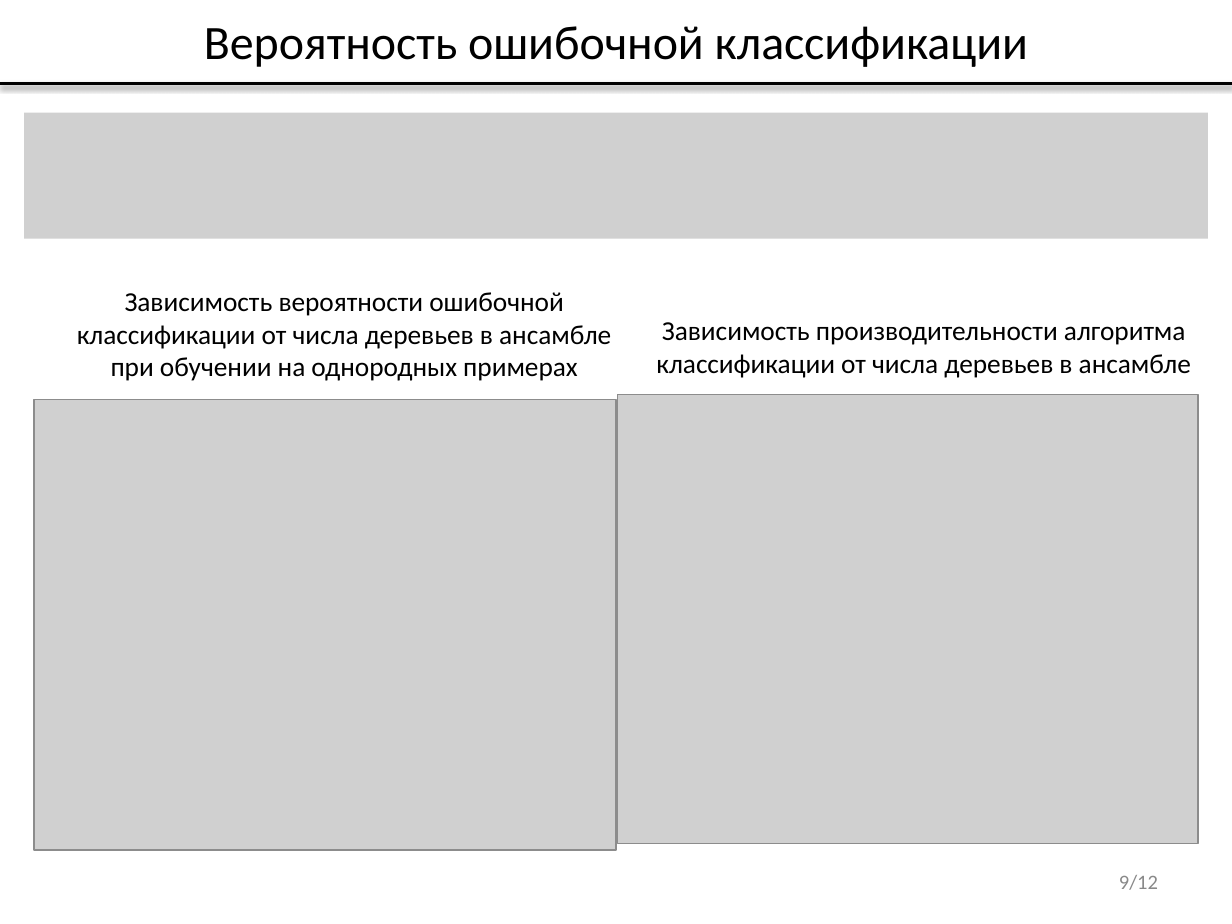
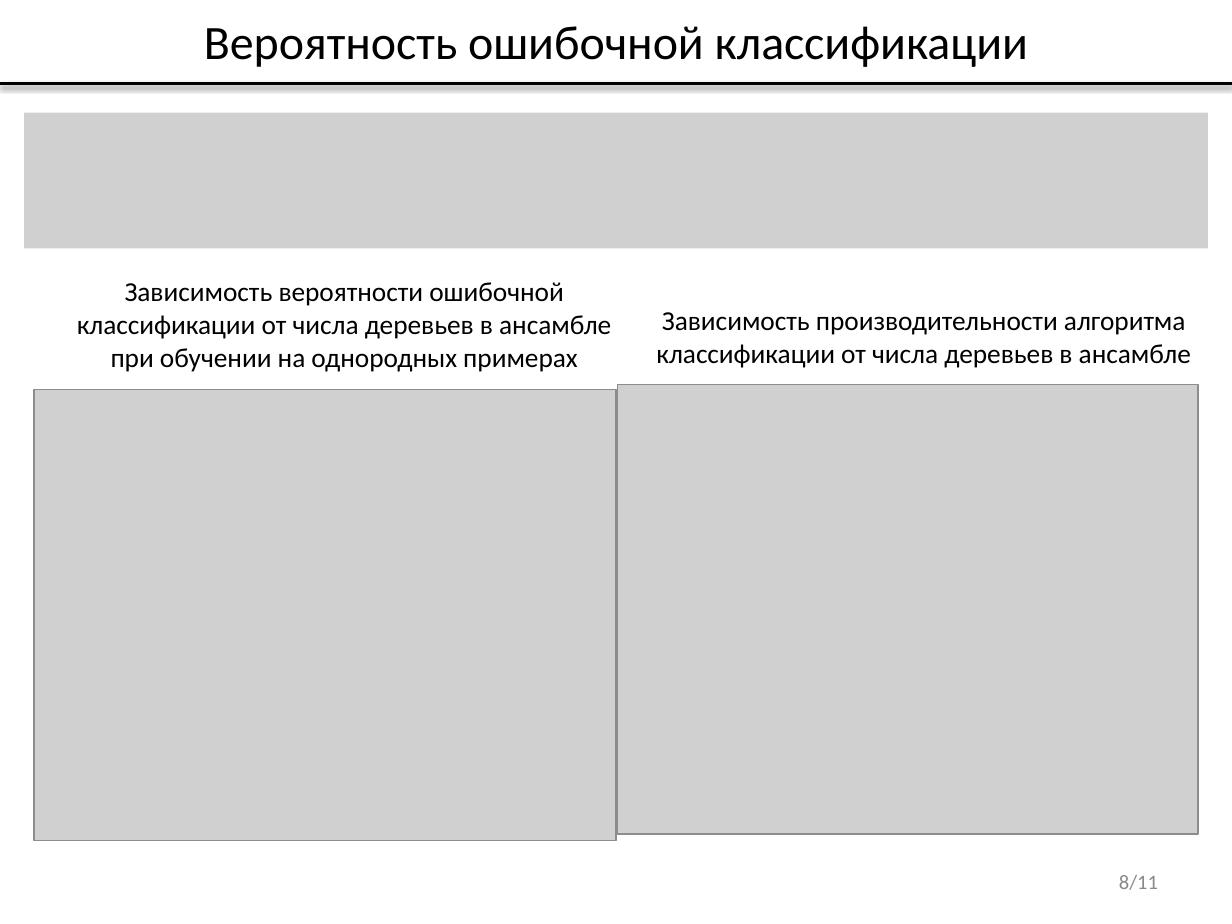
Before and after one commit to vladdimakov/cv2, a slide deck: slide 8 of ВКР/Презентация_Димаков_В.С._МП-40.pptx (slide 9 before the commit). Drawn at 1232x924 pixels with LibreOffice and Linux fonts; fonts in the diff are those of the drawing; grey boxes stand for pictures. Boxes give left, top, right and bottom in pixels: in the first picture for what was removed or moved away, otherwise in the second. Text is boxed around its words. In the diff, an @@ line names an element or a change of style, - is before the commit and + after.

```diff
--- a/ВКР/Презентация_Димаков_В.С._МП-40.pptx
+++ b/ВКР/Презентация_Димаков_В.С._МП-40.pptx
@@ picture: place and size @@
-picture at bbox=[25, 113, 1209, 239]
+picture at bbox=[25, 113, 1209, 249]
@@ 2 pictures, 2 texts: place and size @@
-2 pictures, 2 texts at bbox=[34, 292, 1198, 850]
+2 pictures, 2 texts at bbox=[34, 282, 1198, 840]
@@ page number at bbox=[1119, 875, 1158, 890]: text changed @@
-9/12
+8/11
```
Also in this commit, not shown: 6 other slides changed, 1 slide removed, 7 other files.
